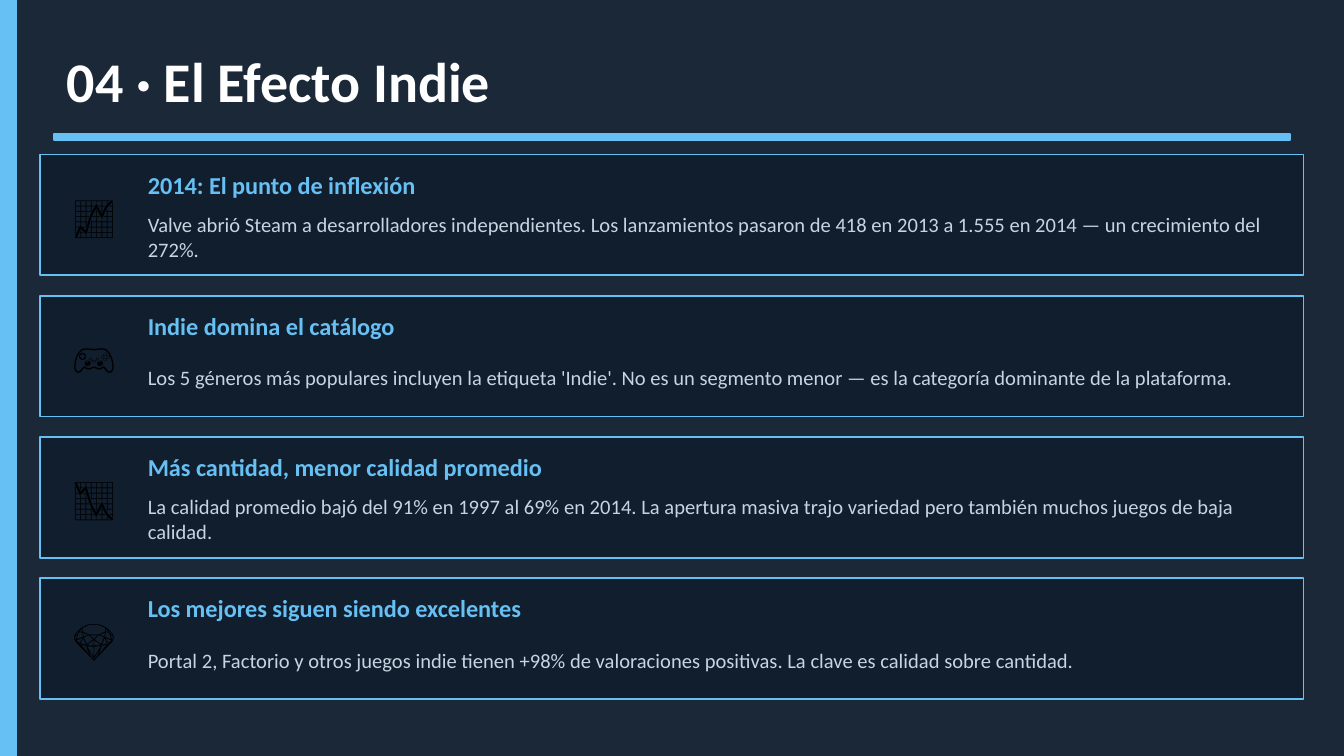
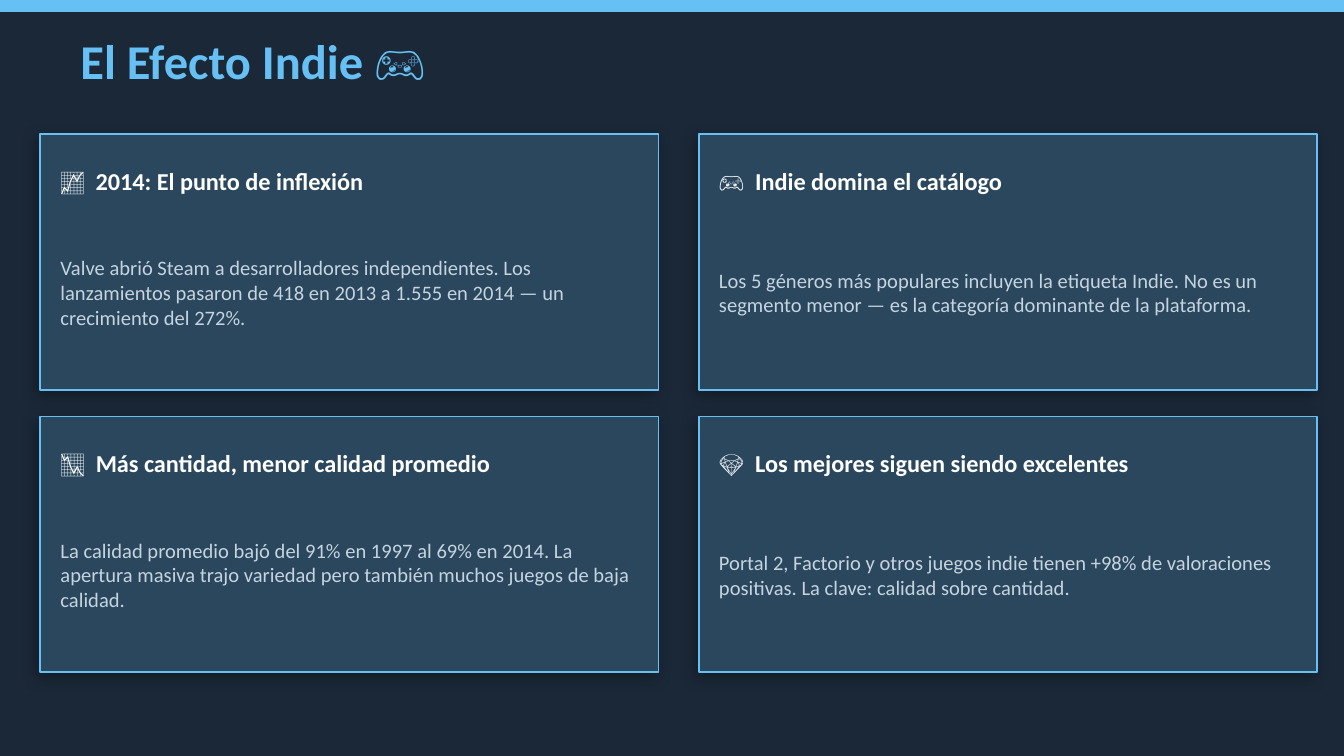
Before and after one commit to danielabatta3/steam-data-analysis, a slide deck: slide 9 of steam_analysis_presentation.pptx. Drawn at 1344x756 pixels with LibreOffice and Linux fonts; fonts in the diff are those of the drawing. Boxes give left, top, right and bottom in pixels: in the first picture for what was removed or moved away, otherwise in the second. Text is boxed around its words. In the diff, an @@ line names an element or a change of style, - is before the commit and + after.

```diff
--- a/steam_analysis_presentation.pptx
+++ b/steam_analysis_presentation.pptx
@@ rectangle resized from (x1=54, y1=134, x2=1290, y2=140) to (x1=0, y1=0, x2=1344, y2=11) @@
@@ rectangle removed at (x1=0, y1=0, x2=16, y2=755) @@
@@ text at (x1=80, y1=45, x2=363, y2=80): text changed; size 30 to 26 pt; text colour #FFFFFF to #66C0F4 @@
-04 · El Efecto Indie
+El Efecto Indie 🎮
@@ rectangle added at (x1=40, y1=134, x2=659, y2=390), fill #2A475E, outline #66C0F4 1 pt @@
@@ rectangle added at (x1=699, y1=134, x2=1317, y2=390), fill #2A475E, outline #66C0F4 1 pt @@
@@ rectangle removed at (x1=40, y1=155, x2=1304, y2=276) @@
@@ text removed at (x1=47, y1=175, x2=141, y2=255) @@
-📈
@@ text at (x1=96, y1=173, x2=363, y2=194): text changed; text colour #66C0F4 to #FFFFFF @@
-2014: El punto de inflexión
+📈 2014: El punto de inflexión
@@ text at (x1=755, y1=173, x2=1002, y2=194): text changed; text colour #66C0F4 to #FFFFFF @@
-Indie domina el catálogo
+🎮 Indie domina el catálogo
@@ text "Valve abrió Steam a desarrolladores ..." moved from (x1=148, y1=217, x2=1261, y2=257) to (x1=60, y1=261, x2=564, y2=325) @@
@@ text "Valve abrió Steam a desarrolladores ..." at (x1=60, y1=261, x2=564, y2=325): text colour #C7D5E0 to #C6D4DF @@
@@ rectangle removed at (x1=40, y1=296, x2=1304, y2=417) @@
@@ text at (x1=719, y1=274, x2=1257, y2=316): text changed; text colour #C7D5E0 to #C6D4DF @@
-Los 5 géneros más populares incluyen la etiqueta 'Indie'. No es un segmento menor — es la categoría dominante de la plataforma.
+Los 5 géneros más populares incluyen la etiqueta Indie. No es un segmento menor — es la categoría dominante de la plataforma.
@@ text removed at (x1=47, y1=316, x2=141, y2=396) @@
-🎮
@@ rectangle added at (x1=40, y1=417, x2=659, y2=672), fill #2A475E, outline #66C0F4 1 pt @@
@@ rectangle resized from (x1=40, y1=437, x2=1304, y2=558) to (x1=699, y1=417, x2=1317, y2=672) @@
@@ rectangle at (x1=699, y1=417, x2=1317, y2=672): fill #0D1B2A at 70% opacity to #2A475E; shadow on @@
@@ text removed at (x1=47, y1=457, x2=141, y2=538) @@
-📉
@@ text at (x1=96, y1=455, x2=490, y2=476): text changed; text colour #66C0F4 to #FFFFFF @@
-Más cantidad, menor calidad promedio
+📉 Más cantidad, menor calidad promedio
@@ text at (x1=755, y1=455, x2=1129, y2=476): text changed; text colour #66C0F4 to #FFFFFF @@
-Los mejores siguen siendo excelentes
+💎 Los mejores siguen siendo excelentes
@@ text "La calidad promedio bajó del ..." at (x1=60, y1=544, x2=628, y2=607): text colour #C7D5E0 to #C6D4DF @@
@@ text "La calidad promedio bajó del ..." moved from (x1=148, y1=499, x2=1232, y2=539) to (x1=60, y1=544, x2=628, y2=607) @@
@@ text at (x1=719, y1=556, x2=1271, y2=599): text changed; text colour #C7D5E0 to #C6D4DF @@
-Portal 2, Factorio y otros juegos indie tienen +98% de valoraciones positivas. La clave es calidad sobre cantidad.
+Portal 2, Factorio y otros juegos indie tienen +98% de valoraciones positivas. La clave: calidad sobre cantidad.
@@ rectangle removed at (x1=40, y1=578, x2=1304, y2=699) @@
@@ text removed at (x1=47, y1=598, x2=141, y2=679) @@
-💎
```
Also in this commit, not shown: 8 other slides changed, 2 slides added, 2 slides removed.
